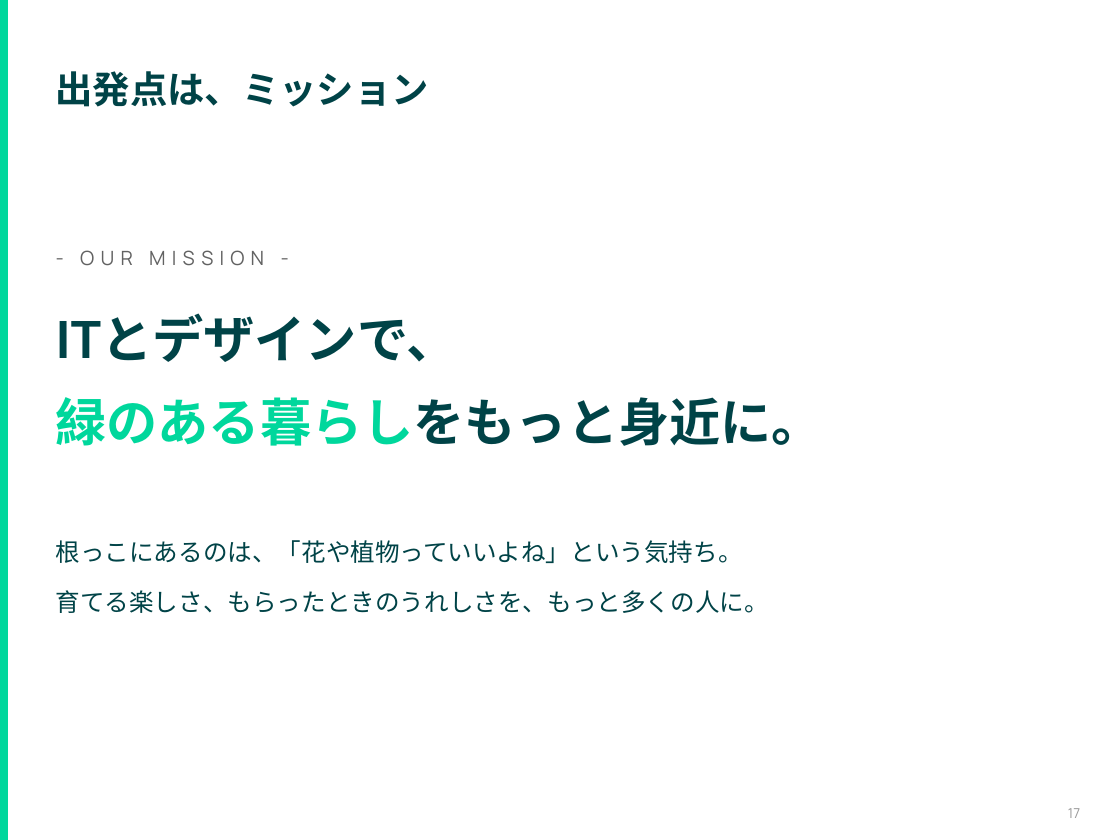
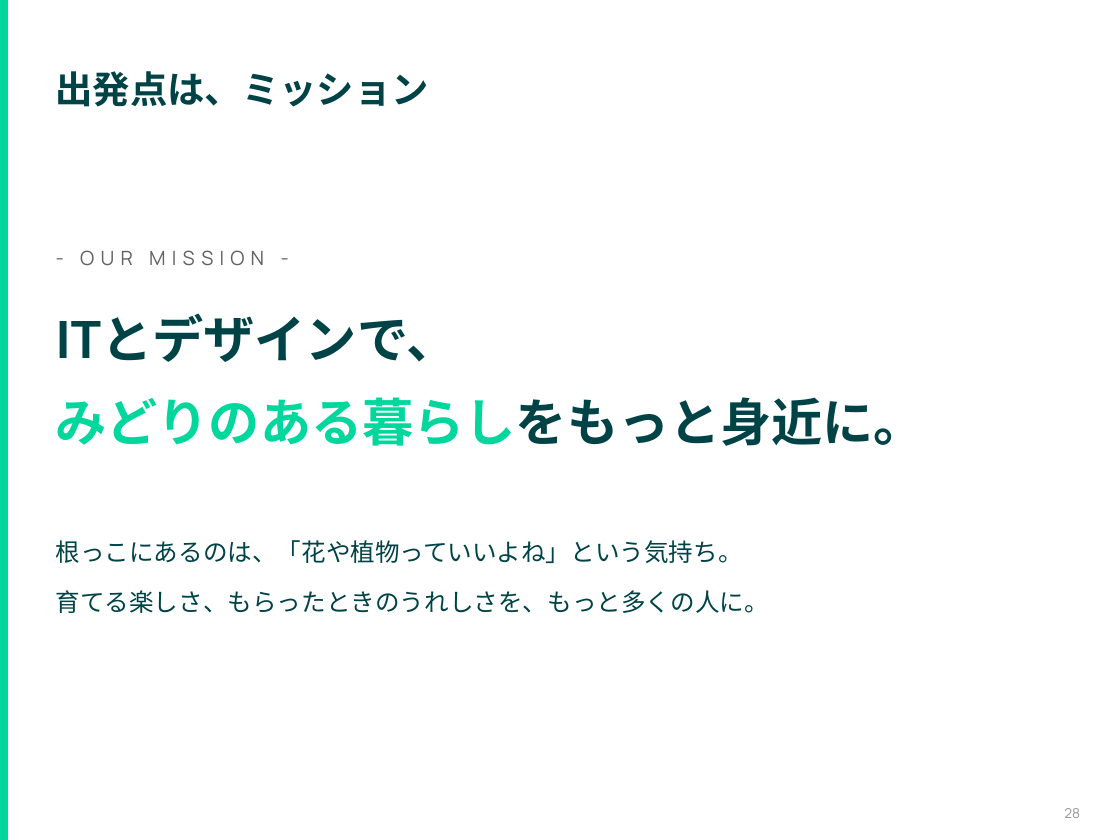
Before and after one commit to hiroki-tkg/material, a slide deck: slide 28 of retreat-2026-10/20261009_1day合宿_全社_第8期振り返りと第9期に向けて.pptx (slide 17 before the commit). Drawn at 1120x840 pixels with LibreOffice and Linux fonts; fonts in the diff are those of the drawing. Boxes give left, top, right and bottom in pixels: in the first picture for what was removed or moved away, otherwise in the second. Text is boxed around its words. In the diff, an @@ line names an element or a change of style, - is before the commit and + after.

```diff
--- a/retreat-2026-10/20261009_1day合宿_全社_第8期振り返りと第9期に向けて.pptx
+++ b/retreat-2026-10/20261009_1day合宿_全社_第8期振り返りと第9期に向けて.pptx
@@ text at bbox=[56, 397, 925, 446]: text changed; text colour #004347 to #00D79C @@
-緑のある暮らしをもっと身近に。
+みどりのある暮らしをもっと身近に。
@@ text at bbox=[1064, 808, 1080, 818]: text changed @@
-17
+28
```
Also in this commit, not shown: 8 other slides changed, 12 slides added, 1 slide removed, 3 other files.
